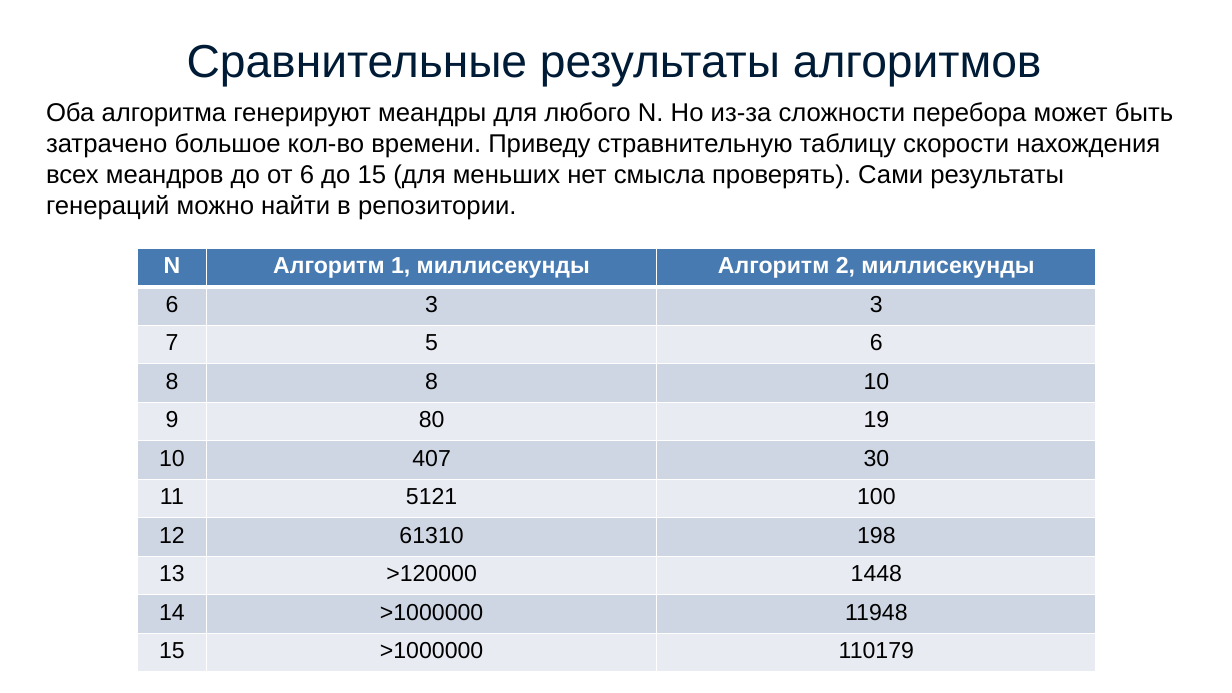
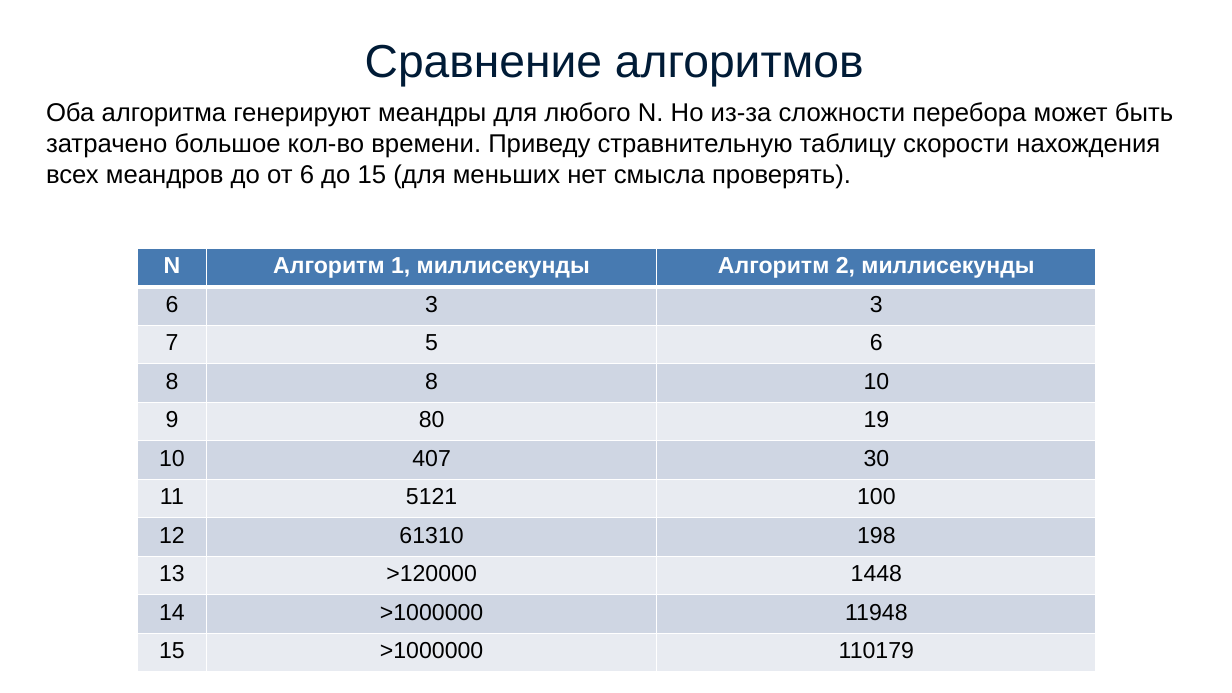
Before and after one commit to simonvar/Meanders, a slide deck: slide 9 of documents/presentation.pptx. Drawn at 1232x693 pixels with LibreOffice and Linux fonts; fonts in the diff are those of the drawing. Boxes give left, top, right and bottom in pixels: in the first picture for what was removed or moved away, otherwise in the second. Text is boxed around its words. In the diff, an @@ line names an element or a change of style, - is before the commit and + after.

```diff
--- a/documents/presentation.pptx
+++ b/documents/presentation.pptx
@@ title at (365, 44, 864, 86): text changed @@
-Сравнительные результаты алгоритмов
+Сравнение алгоритмов
@@ text at (46, 102, 1173, 189): text changed @@
-Оба алгоритма генерируют меандры для любого N. Но из-за сложности перебора может быть затрачено большое кол-во времени. Приведу стравнительную таблицу скорости нахождения всех меандров до от 6 до 15 (для меньших нет смысла проверять). Сами результаты генераций можно найти в репозитории.
+Оба алгоритма генерируют меандры для любого N. Но из-за сложности перебора может быть затрачено большое кол-во времени. Приведу стравнительную таблицу скорости нахождения всех меандров до от 6 до 15 (для меньших нет смысла проверять).
```
Also in this commit, not shown: 1 slide added, 1 other file.
